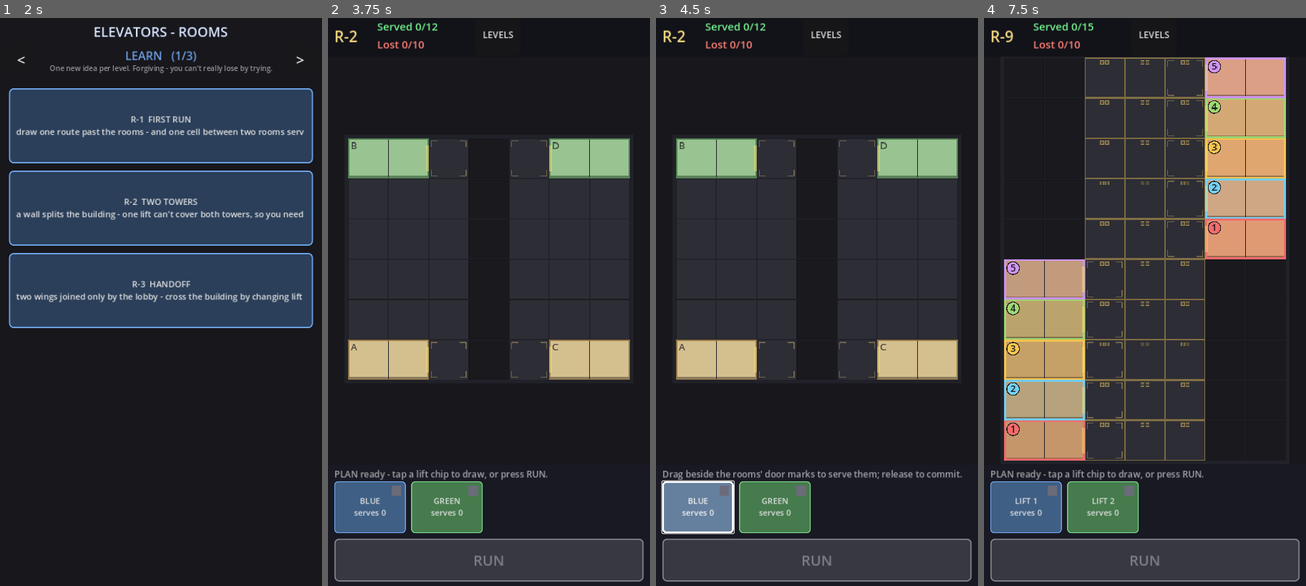
Above: before the commit, frames 1-4 (left to right).
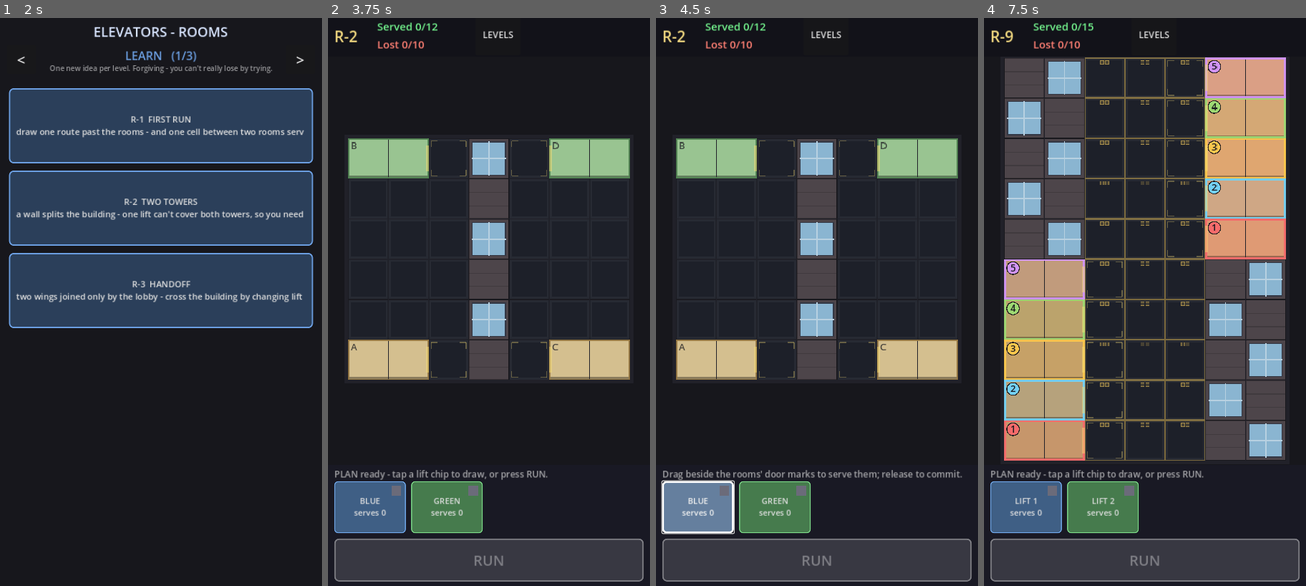
Above: after the commit, the same moments.

Repository: AlexEltonPym/elevator_game
Game: Godot game, scene res://scenes/v5_select.tscn
The game is run twice, just before and just after one commit, with the same random seed, the same clock (stepped at 60 frames per second) and the same inputs.
Inputs:
- Up to frame 1 (2 s): click "<" at 0.5 s; click ">" at 1.25 s
- Up to frame 2 (3.75 s): click "R-1 FIRST RUN draw one route …" at 2 s; click "LEVELS" at 2.75 s; click "R-2 TWO TOWERS a wall splits …" at 3.5 s
- Up to frame 3 (4.5 s): click "BLUE serves 0" at 4.25 s
- Up to frame 4 (7.5 s): click "GREEN serves 0" at 5 s; click "LEVELS" at 5.75 s; click "<" at 6.5 s; click "R-9 CROSS-DOCK each store fee…" at 7.25 s

Frame 1 is identical in both runs. In frame 2, 5.1% of the frame differs, in the area x 43-56%, y 21-64%; in frame 3, 5.1%; in frame 4, 17%, in the area x 6-94%, y 7-78%.

Commit message:
Phase 4: open cells as shaft, blocked cells as windowed walls
Open (routable) cells now render as a recessed SHAFT channel (the routing space a
lift snakes through). Blocked cells render as solid WALL structure, with a
deterministic subset drawn as glass WINDOWS (mullioned) so walls read as a building
facade rather than dead space; the rest get subtle brick lines.

Rendering only: v5 smoke ALL PASS, fingerprint5 byte-identical (795467658).

Co-Authored-By: Claude Opus 4.8 <noreply@anthropic.com>

Diff:
--- a/scripts/v5/grid5.gd
+++ b/scripts/v5/grid5.gd
@@ -436,6 +436,15 @@
 		_door_open = load(_PS + "Furniture/Elevator_opened.png")
 
 
+## A drawn full-cell window (glass + frame + mullions) — for blocked/facade cells.
+func _draw_window(rect: Rect2) -> void:
+	var g := rect.grow(-6.0)
+	draw_rect(g, Color(0.20, 0.22, 0.27))
+	draw_rect(g.grow(-2.0), Color(0.54, 0.71, 0.82))
+	draw_rect(Rect2(g.get_center().x - 1.5, g.position.y, 3.0, g.size.y), Color(0.72, 0.82, 0.88))
+	draw_rect(Rect2(g.position.x, g.get_center().y - 1.5, g.size.x, 3.0), Color(0.72, 0.82, 0.88))
+
+
 ## Draw a sprite centred in `rect`, at `frac` of the cell, aspect-preserved & nearest.
 func _draw_centered(tex: Texture2D, rect: Rect2, frac: float) -> void:
 	if tex == null:
@@ -475,10 +484,21 @@
 			if Grid5.is_corridor(c):
 				_draw_corridor(rect, c)
 			elif not Grid5.passable(c):
-				draw_rect(rect, Color(0.10, 0.10, 0.12))
-				draw_rect(rect, Color(0, 0, 0, 0.22), false, 1.0)
+				# BLOCKED = solid wall structure. A deterministic subset shows a window so
+				# the walls read as a building facade rather than dead space.
+				draw_rect(rect, Color(0.30, 0.27, 0.29))
+				if (c.x + c.y) % 2 == 0:
+					_draw_window(rect)
+				else:
+					for k in 2:
+						draw_rect(Rect2(rect.position.x, rect.position.y
+								+ (k + 1) * rect.size.y / 3.0, rect.size.x, 2.0),
+								Color(0, 0, 0, 0.16))
+				draw_rect(rect, Color(0, 0, 0, 0.28), false, 1.5)
 			else:
-				draw_rect(rect, Color(0.175, 0.175, 0.21))
+				# OPEN = the shaft / routing space a lift snakes through: a recessed channel.
+				draw_rect(rect, Color(0.155, 0.165, 0.20))
+				draw_rect(rect.grow(-5.0), Color(0.115, 0.125, 0.16))
 				draw_rect(rect, Color(0, 0, 0, 0.18), false, 1.0)
 			if Grid5.is_overlap_capped(c):
 				draw_rect(rect, Color(0.86, 0.72, 0.34, 0.5), false, 2.0)
